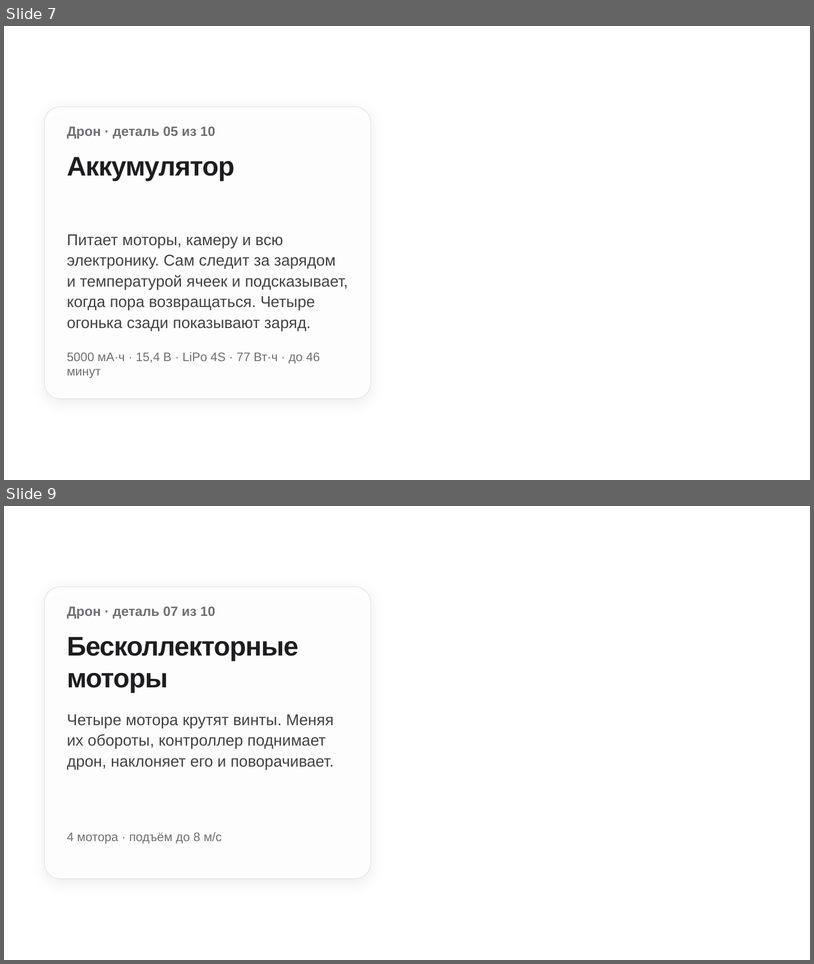
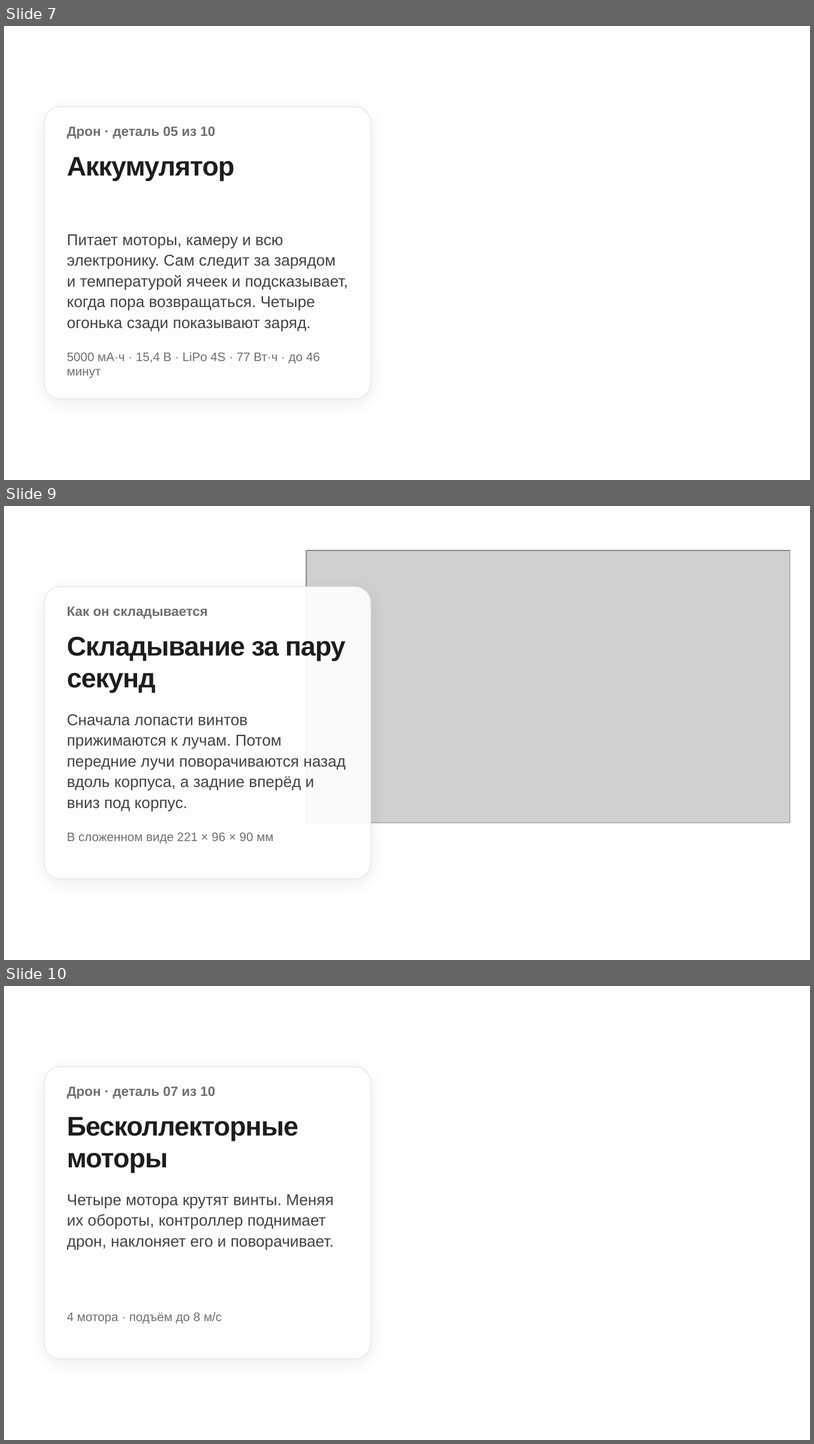
Before and after one commit to kondrat44/Dron, a slide deck: files/Mavic3.pptx. Shown one above the other, each under a label of ours: slides 7 and 9 before the commit, slides 7, 9 and 10 after it; the slides between them are not shown. The pictures are 814x964 and 814x1444 pixels, drawn with LibreOffice and Linux fonts; fonts in the diff are those of the drawing; grey boxes stand for pictures; background and template pictures are left out. Boxes give left, top, right and bottom in pixels: in the first picture for what was removed or moved away, otherwise in the second. Text is boxed around its words. In the diff, an @@ line names an element or a change of style, - is before the commit and + after.

```diff
--- a/files/Mavic3.pptx
+++ b/files/Mavic3.pptx
@@ slide 9 added at [4, 506, 810, 960], background #FFFFFF @@
@@ picture added at [306, 550, 790, 823] @@
@@ rounded rectangle added at [44, 586, 371, 879], fill #FFFFFF at 92% opacity, outline #E8E8ED 0.75 pt @@
@@ text added at [67, 606, 208, 619], 12 pt, text #6E6E73, bold @@
+Как он складывается
@@ title added at [67, 636, 346, 693], 24 pt, text #1D1D1F, bold @@
+Складывание за пару секунд
@@ text added at [67, 714, 346, 811], 14 pt, text #424245 @@
+Сначала лопасти винтов прижимаются к лучам. Потом передние лучи поворачиваются назад вдоль корпуса, а задние вперёд и вниз под корпус.
@@ text added at [67, 832, 273, 843], 11 pt, text #6E6E73 @@
+В сложенном виде 221 × 96 × 90 мм
@@ what was slide 9 is now slide 10 @@
```
Also in this commit, not shown: 1 slide changed, 1 other file.
